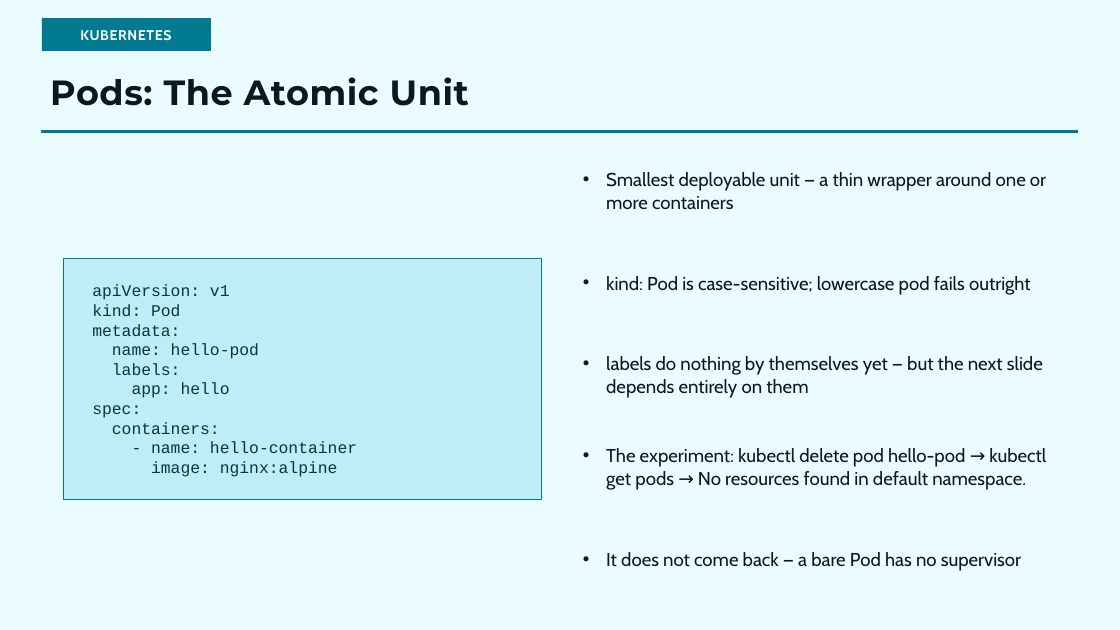
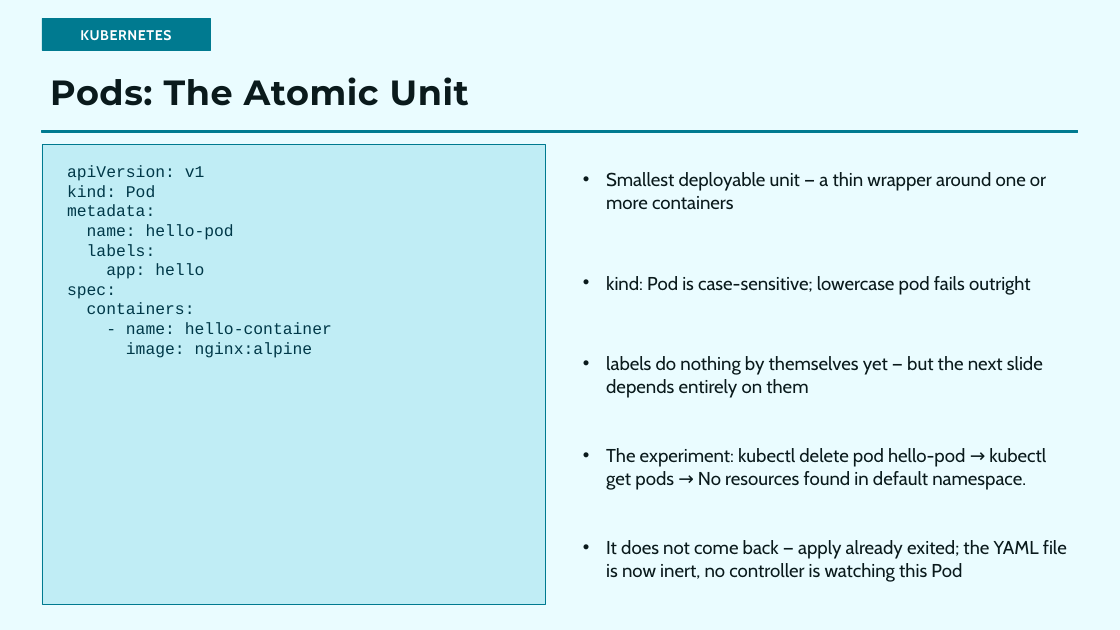
Before and after one commit to choicespecs/kube-self-learn, a slide deck: slide 13 of docs/presentations/KubernetesFundamentals/KubernetesFundamentals.pptx. Drawn at 1120x630 pixels with LibreOffice and Linux fonts; fonts in the diff are those of the drawing. Boxes give left, top, right and bottom in pixels: in the first picture for what was removed or moved away, otherwise in the second. Text is boxed around its words. In the diff, an @@ line names an element or a change of style, - is before the commit and + after.

```diff
--- a/docs/presentations/KubernetesFundamentals/KubernetesFundamentals.pptx
+++ b/docs/presentations/KubernetesFundamentals/KubernetesFundamentals.pptx
@@ rectangle: place and size @@
-rectangle at (63,259,541,500)
+rectangle at (42,145,545,605)
@@ text "apiVersion: v1": place and size @@
-text "apiVersion: v1" at (92,284,357,477)
+text "apiVersion: v1" at (67,165,332,358)
@@ text at (606,540,1067,582): text changed @@
-• It does not come back — a bare Pod has no supervisor
+• It does not come back — apply already exited; the YAML file is now inert, no controller is watching this Pod
```
Also in this commit, not shown: 3 other slides changed, 1 other file.
